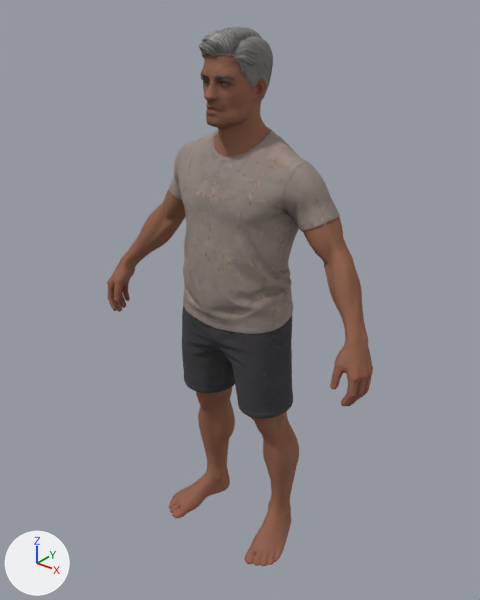
The glTF model frontend/public/assets/house/elderly_patient.glb, before and after one commit.
The view is the same before and after, from a 50 mm camera at (1.261, -1.533, 1.923) aimed at (0.0, 0.044, 0.945). Arrows for +X, +Y and +Z are at lower left; the lights stay in place. The picture after the commit comes second. Where no turn or scale is listed for an object, it has been applied to the vertices. Vertices at exactly the same position are counted once.

The first picture shows 'char1'.
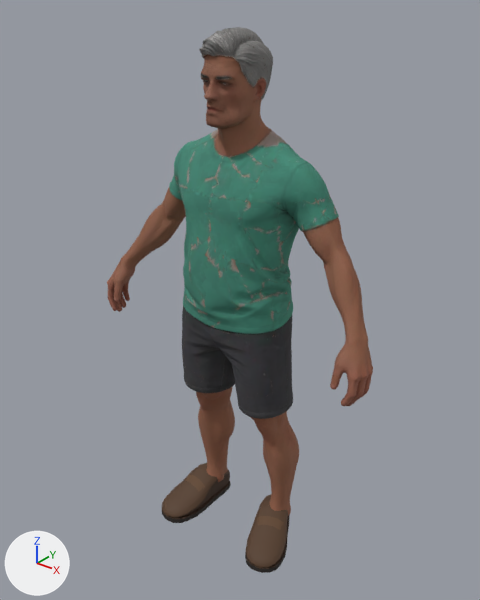
Pixel boxes (x1, y1, x2, y2) of what changed, in the pictures (480 x 600 px; the box of a moved part takes in the faces that stretch with it):
'char1', surface changed, reshaped (grey to green, 9% shorter)
    before: (107, 27, 373, 566)
    after: (107, 27, 373, 515)
'Leather walking loafers', added
    after: (162, 463, 290, 573)
    faces in mat_tobacco_nubuck (brown #563d29): (162, 463, 288, 569)
    faces in mat_brown_welt (brown #402c1e): (162, 473, 290, 569)
    faces in mat_tread_rubber (black #2b2622): (162, 483, 289, 573)
    faces in mat_saddle_strap (brown #644830): (185, 475, 284, 530)
part 1 of me_man_base_character, moved or reshaped
    before: (108, 27, 373, 566)
    after: (108, 27, 373, 515)

What changed in the scene script:
```text
Add img_sage_cotton_and_aged_skin:
    img_sage_cotton_and_aged_skin = load_image('Sage cotton and aged skin', '_unpacked/Sage_cotton_and_aged_skin', 1024, 1024, 'sRGB')
Change mat_patient_skin__hair_and_clothing:
    where n2 = _N.new('ShaderNodeTexImage'); n2.name = 'Image Texture'
    n2.image: img_patient_color_atlas -> img_sage_cotton_and_aged_skin
Add mat_tobacco_nubuck:
    mat_tobacco_nubuck = principled_material('Tobacco nubuck')
    mat_tobacco_nubuck.base_color = (0.092, 0.046, 0.022)  # brown #563d29
    mat_tobacco_nubuck.roughness = 0.72
Add mat_tread_rubber:
    mat_tread_rubber = principled_material('Tread rubber')
    mat_tread_rubber.base_color = (0.024, 0.019, 0.016)  # black #2b2622
    mat_tread_rubber.roughness = 0.86
Add mat_saddle_strap:
    mat_saddle_strap = principled_material('Saddle strap')
    mat_saddle_strap.base_color = (0.127, 0.065, 0.03)  # brown #644830
    mat_saddle_strap.roughness = 0.8
Add mat_brown_welt:
    mat_brown_welt = principled_material('Brown welt')
    mat_brown_welt.base_color = (0.052, 0.025, 0.013)  # brown #402c1e
    mat_brown_welt.roughness = 0.77
Change me_man_base_character:
    used by ob_char1; location = (0.0, 0.025, 0.0)
    remove me_man_base_character.from_pydata(...)  # 46263 vertices, 89032 faces; spans x -0.54..0.54, y -0.17..0.17, z 0.0..1.8
    add me_man_base_character.from_pydata(...)  # 44387 vertices, 85683 faces; spans x -0.54..0.54, y -0.16..0.17, z 0.08..1.8
    me_man_base_character part 1: 1143 vertices moved within x -0.54..0.54, y -0.15..0.15, z 0.08..1.8; 6775 vertices removed from x -0.54..0.54, y -0.17..0.17, z 0.0..1.8; 4899 vertices added at x -0.54..0.54, y -0.16..0.17, z 0.08..1.8
Add me_shoe_uppers_and_flat_outsoles:
    me_shoe_uppers_and_flat_outsoles.from_pydata(...)  # 516 vertices, 976 faces; spans x -0.271..0.277, y -0.188..0.141, z 0.0..0.125
    # faces by material slot: [408, 396, 140, 32]
    me_shoe_uppers_and_flat_outsoles.materials.append(mat_tobacco_nubuck)  # brown #563d29
    me_shoe_uppers_and_flat_outsoles.materials.append(mat_brown_welt)  # brown #402c1e
    me_shoe_uppers_and_flat_outsoles.materials.append(mat_tread_rubber)  # black #2b2622
    me_shoe_uppers_and_flat_outsoles.materials.append(mat_saddle_strap)  # brown #644830
Add ob_leather_walking_loafers:
    ob_leather_walking_loafers = bpy.data.objects.new('Leather walking loafers', me_shoe_uppers_and_flat_outsoles)
    ob_leather_walking_loafers.location = (0.0, 0.025, 0.0)
```
